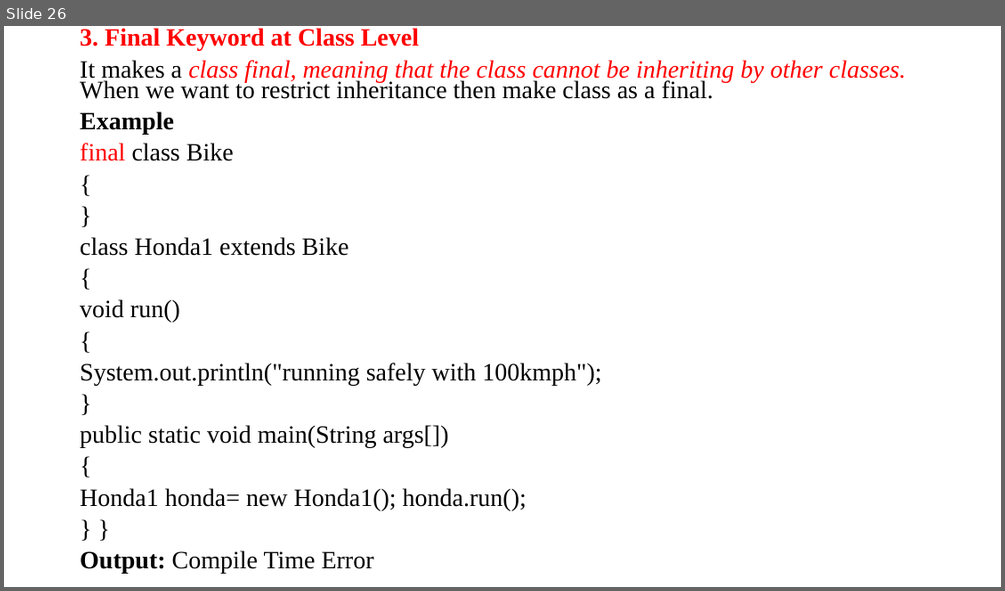
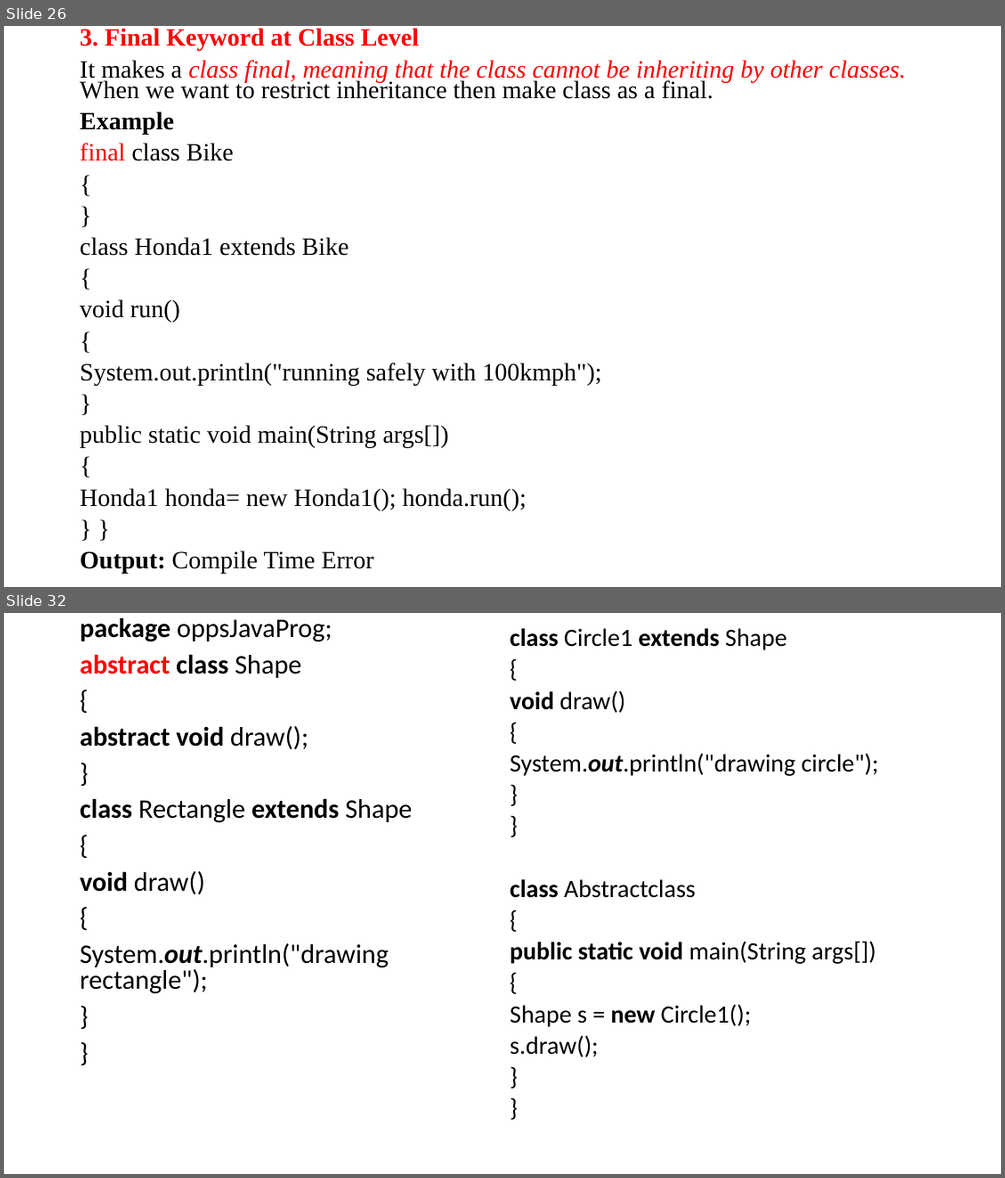
Before and after one commit to anvesh1987/Java-Programs-CSE-G, a slide deck: UNIT –II.ppt. Shown one above the other, each under a label of ours: slide 26 before the commit, slides 26 and 32 after it; the slides between them are not shown. The pictures are 1005x591 and 1005x1178 pixels, drawn with LibreOffice and Linux fonts; fonts in the diff are those of the drawing. Boxes give left, top, right and bottom in pixels: in the first picture for what was removed or moved away, otherwise in the second. Text is boxed around its words. In the diff, an @@ line names an element or a change of style, - is before the commit and + after.

```diff
--- a/UNIT –II.ppt
+++ b/UNIT –II.ppt
@@ slide 32 added at bbox=[4, 613, 1001, 1174], background #FFFFFF @@
@@ text added at bbox=[80, 617, 412, 994], 25.9 pt, text #000000 @@
+package oppsJavaProg;
+abstract class Shape
+{
+abstract void draw();
+}
+class Rectangle extends Shape
+{
+void draw()
+{
+System.out.println("drawing rectangle");
+}
+}
@@ text added at bbox=[510, 628, 879, 1057], 24 pt, text #000000 @@
+class Circle1 extends Shape
+{
+void draw()
+{
+System.out.println("drawing circle");
+}
+}
+class Abstractclass
+{
+public static void main(String args[])
+{
+Shape s = new Circle1();
+s.draw();
+}
+}
```
Also in this commit, not shown: 10 other slides added.
